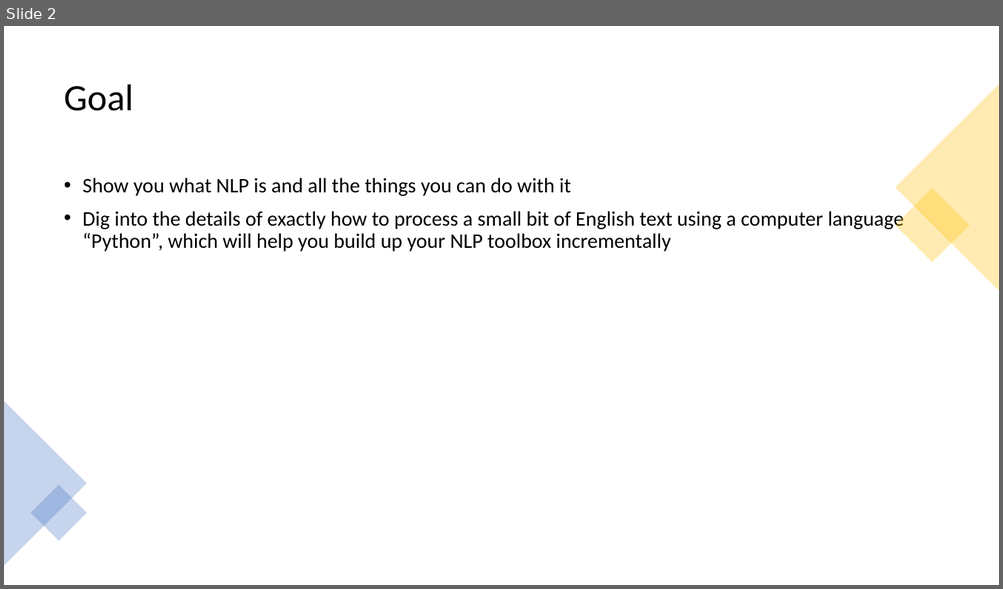
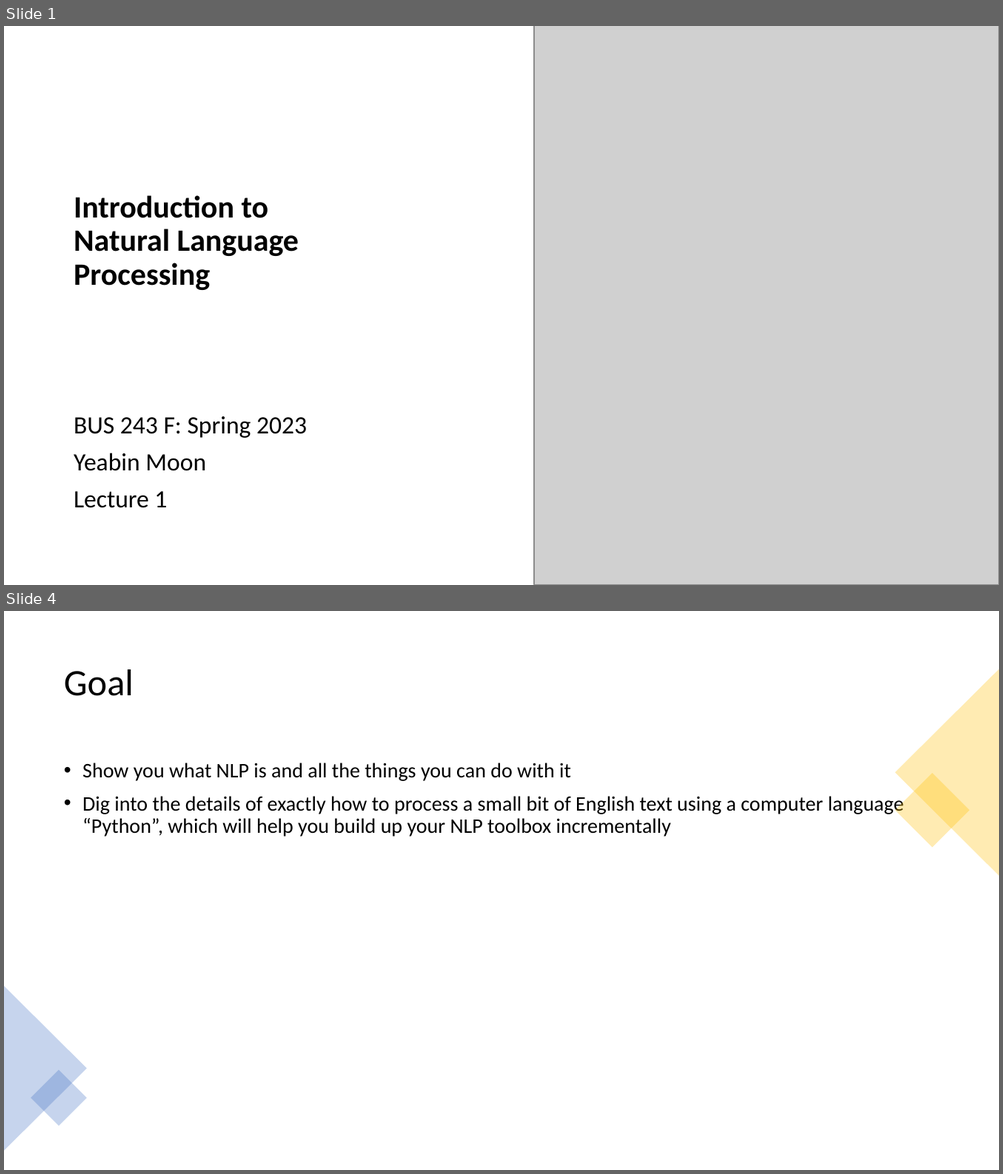
Before and after one commit to YeabinMoonEcon/BUS211, a slide deck: BUS243_NLP/lecture_notes/Presentation1.pptx. Shown one above the other, each under a label of ours: slide 2 before the commit, slides 1 and 4 after it; the slides between them are not shown. The pictures are 1003x589 and 1003x1174 pixels, drawn with LibreOffice and Linux fonts; fonts in the diff are those of the drawing; grey boxes stand for pictures. Boxes give left, top, right and bottom in pixels: in the first picture for what was removed or moved away, otherwise in the second. Text is boxed around its words. In the diff, an @@ line names an element or a change of style, - is before the commit and + after.

```diff
--- a/BUS243_NLP/lecture_notes/Presentation1.pptx
+++ b/BUS243_NLP/lecture_notes/Presentation1.pptx
@@ slide 1 added at (x1=4, y1=26, x2=999, y2=585), background #FFFFFF @@
@@ picture added at (x1=534, y1=26, x2=999, y2=585) @@
@@ title added at (x1=74, y1=195, x2=299, y2=290), 30 pt, text #000000, bold @@
+Introduction to
+Natural Language Processing
@@ subtitle added at (x1=74, y1=417, x2=307, y2=508), 24 pt, text #000000 @@
+BUS 243 F: Spring 2023
+Yeabin Moon
+Lecture 1
@@ what was slide 2 is now slide 4 @@
```
Also in this commit, not shown: 2 other slides added, 1 slide removed, 10 other files.
